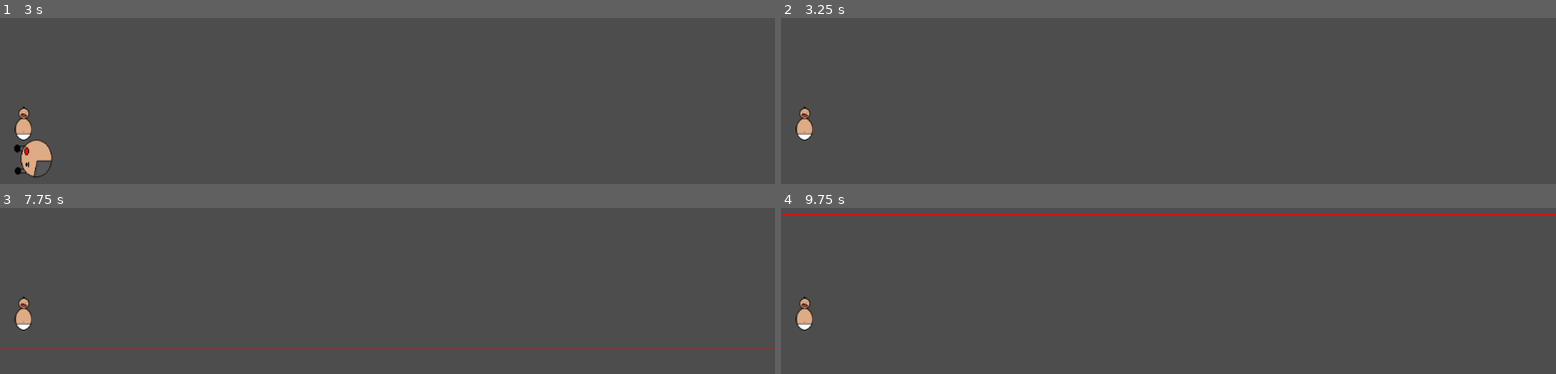
Above: before the commit, frames 1-4 (two rows, left to right).
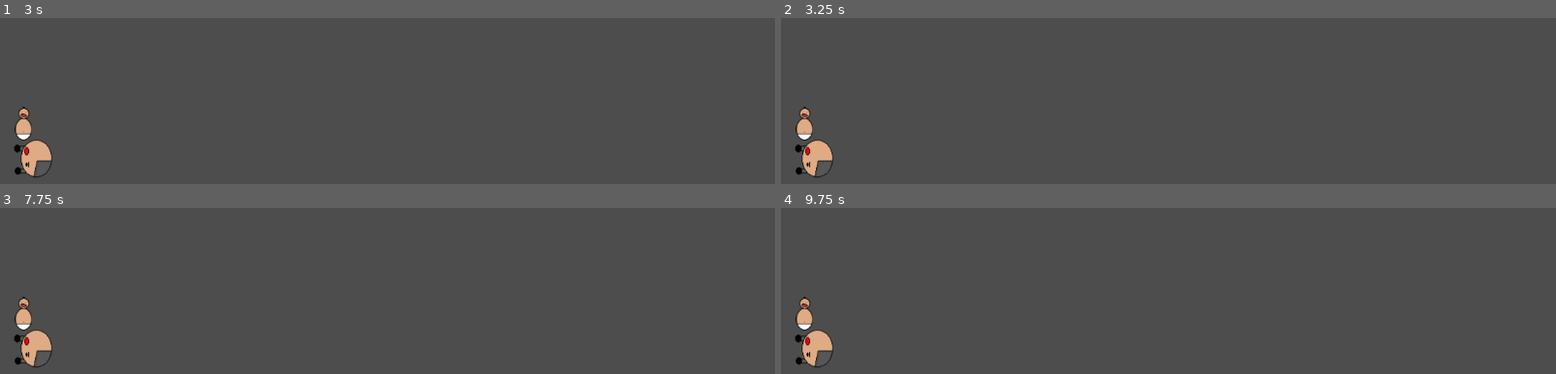
Above: after the commit, the same moments.

Repository: discoaaron/gamejam
Game: Godot game, scene res://Main.tscn
Two runs of this game, one before a commit and one after it. Both use one fixed random seed, a clock stepped at 60 frames per second and the inputs below.
Inputs:
- Up to frame 1 (3 s): tap Enter at 0.5, 2 s; tap A (a) at 0.6 s; tap D (d) at 0.8, 1.35 s; tap Space at 1.25, 2.75 s; tap E (e) at 1.55, 2.1 s; tap S (s) at 2.3, 2.85 s
- Up to frame 2 (3.25 s): tap Z (z) at 3.05 s
- Up to frame 3 (7.75 s): tap Enter at 3.5 s; tap Z (z) at 3.6, 6.8 s; tap A (a) at 3.8, 4.35, 7.55 s; tap Space at 4.25 s; tap D (d) at 4.55, 5.1 s; tap E (e) at 5.3, 5.85 s; tap S (s) at 6.05, 7.35 s; hold Q (q) 6.53-7.28 s
- Up to frame 4 (9.75 s): tap W (w) at 8.1 s; tap D (d) at 8.3 s; tap Z (z) at 8.85 s; tap E (e) at 9.05 s; tap A (a) at 9.6 s

Frame 1 is identical in both runs. In frame 2, 0.7% of the frame differs, in the area x 1-7%, y 73-96%; in frame 3, 1.8%, in the area x 0-100%, y 73-96%; in frame 4, 1.2%.

Commit message:
Had to stop...current state

Diff:
--- a/game/scenes/dad/dad.gd
+++ b/game/scenes/dad/dad.gd
@@ -66,6 +66,9 @@
 		movement_input_check()
 		velocity = velocity.normalized() * speed
 		move_and_collide(velocity * delta)
+	if dashing:
+		var direction = rotation
+		var vect = Vector2.from_angle(direction)
 
 func movement_input_check() -> void:
 	if Input.is_action_pressed(up):
@@ -98,8 +101,8 @@
 
 func dash_action() -> void:
 	dashing = true
-	var direction = rotation
-	var vect = Vector2.from_angle(direction)
-	var movement = vect * 200
-	position += movement
-	dashing = false
+	#var direction = rotation
+	#var vect = Vector2.from_angle(direction)
+	#var movement = vect * 200
+	#position += movement
+	#dashing = false
